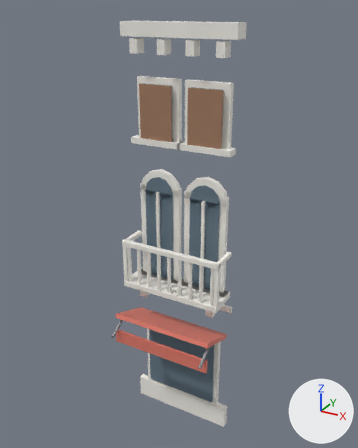
Two versions of the FBX model Assets/Maps/Venecia/Models/VN_Fachada_B.fbx, one commit apart.
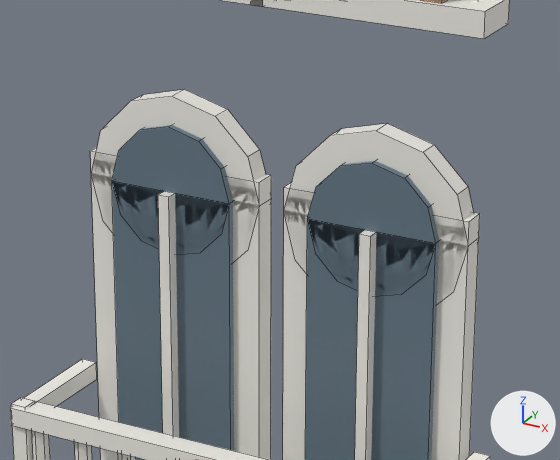
There are two pictures of each version: one whole from a 50 mm camera at (3.85, -7.2, 7.81) aimed at (0.04, -0.26, 4.34), one close up on the part from 33% to 69% of the width and 33% to 57% of the height. Every picture has the same lights, and +X, +Y and +Z are marked at lower right. The last two pictures show the newer version. The close-ups show mesh edges as thin lines. Where no turn or scale is listed for an object, it has been applied to the vertices. Vertices at exactly the same position are counted once.

Names of what the first close-up shows: 'VN_Fachada_B'.
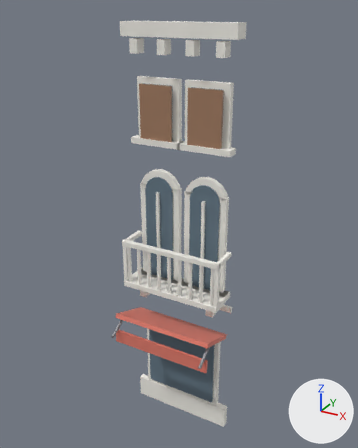
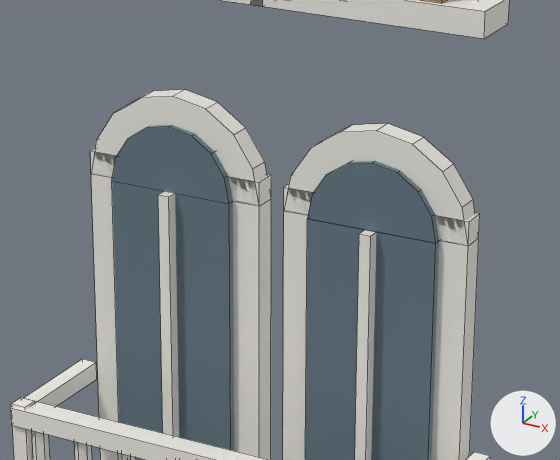
Location of each change, (x1, y1, x2, y2) in pixels of the close-ups (560 x 460 px; the box of a moved part takes in the faces that stretch with it):
part 1 of me_vn_fachada_b, moved or reshaped
    before: (91, 89, 473, 305)
    after: (91, 89, 475, 246)

Patch to the scene script:
```diff
--- a/Assets/Maps/Venecia/Models/VN_Fachada_B.fbx.py
+++ b/Assets/Maps/Venecia/Models/VN_Fachada_B.fbx.py
@@ me_vn_fachada_b @@
 # used by ob_vn_fachada_b; location = (0.0, 0.0, 0.0)
-me_vn_fachada_b.from_pydata(...)  # 528 vertices, 374 faces; spans x -1.0..1.0, y -1.13..0.01, z 0.0..7.6
+me_vn_fachada_b.from_pydata(...)  # 506 vertices, 362 faces; spans x -1.0..1.0, y -1.13..0.0, z 0.0..7.6
+# me_vn_fachada_b part 1
+# 78 vertices are removed from x -0.79..0.79, y -0.13..0.01, z 4.41..5.14
+# 56 faces are deleted
+# 56 vertices are added at x -0.81..0.81, y -0.13..0.0, z 4.8..5.16
+# 22 new faces join them, mat_vn_istria (white #f3f1ea)
+# 22 new faces join them, mat_vn_glass (greyish blue #657986)
 me_vn_fachada_b.materials.append(mat_vn_istria)
```
